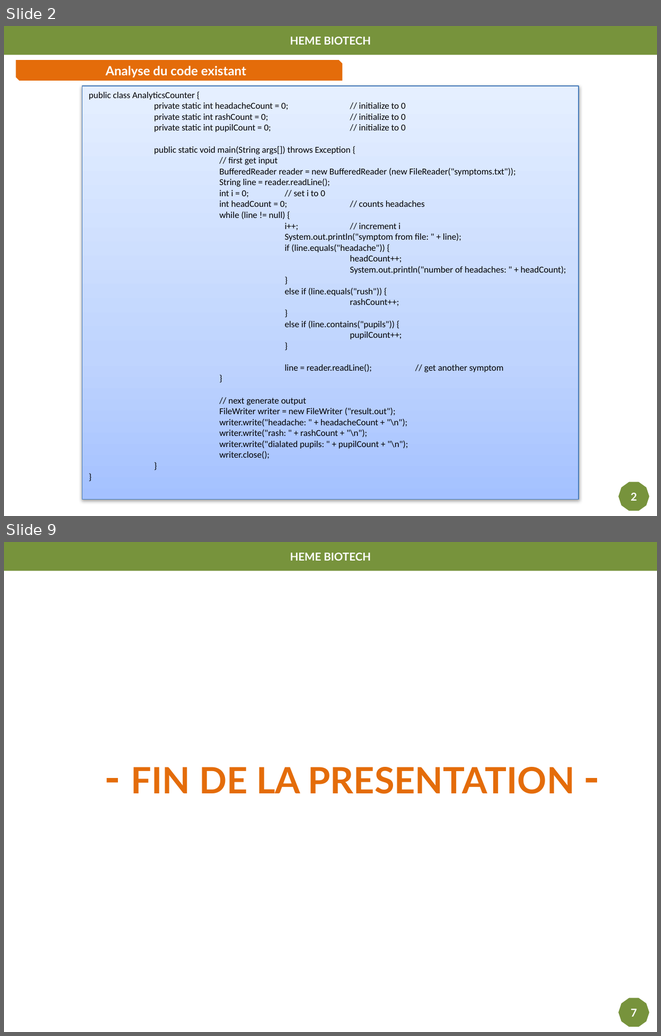
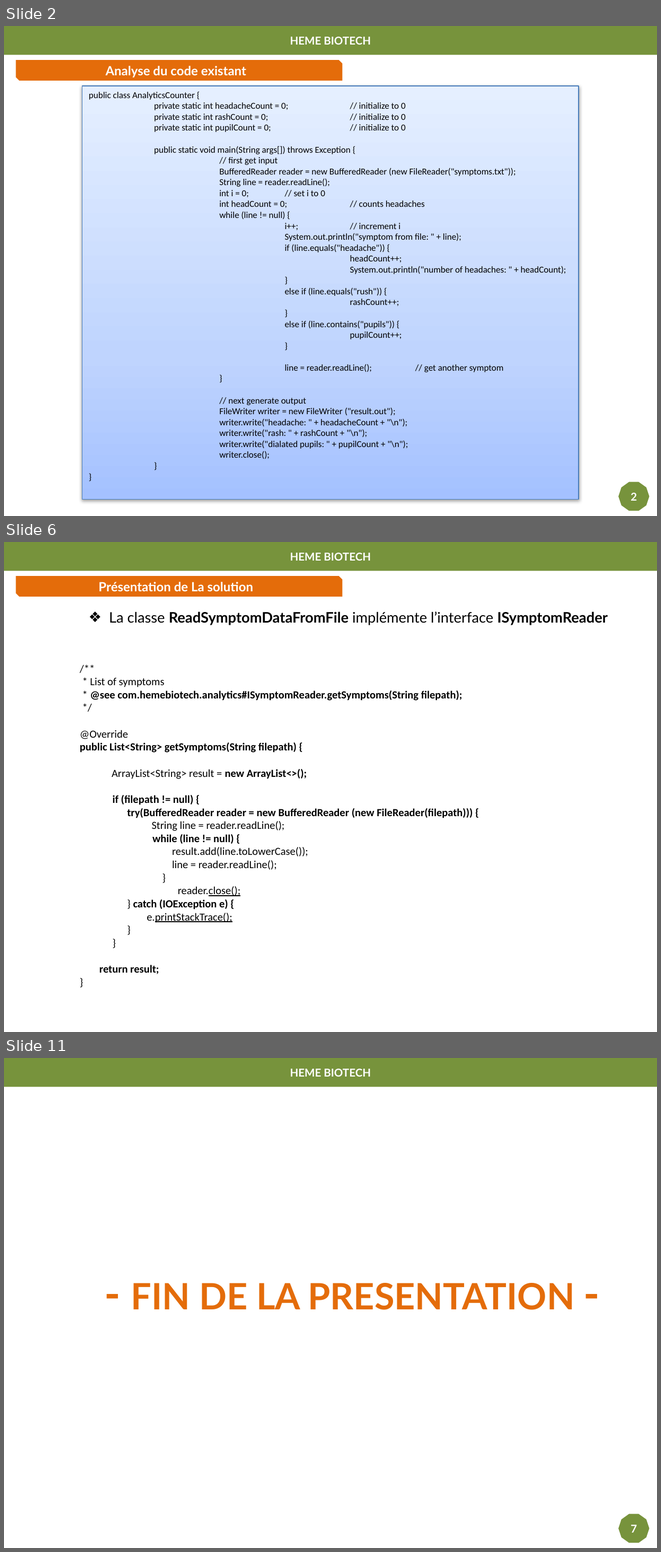
Before and after one commit to bende47/Project_DA_Java_EN_Come_to_the_Rescue_of_a_Java_Application, a slide deck: Projet P2.pptx. Shown one above the other, each under a label of ours: slides 2 and 9 before the commit, slides 2, 6 and 11 after it; the slides between them are not shown. The pictures are 661x1036 and 661x1552 pixels, drawn with LibreOffice and Linux fonts; fonts in the diff are those of the drawing. Boxes give left, top, right and bottom in pixels: in the first picture for what was removed or moved away, otherwise in the second. Text is boxed around its words. In the diff, an @@ line names an element or a change of style, - is before the commit and + after.

```diff
--- a/Projet P2.pptx
+++ b/Projet P2.pptx
@@ slide 6 added at [4,542,657,1032], background #FFFFFF @@
@@ rectangle added at [4,542,657,571], fill #77933C, 12 pt, text #FFFFFF, bold @@
+HEME BIOTECH
@@ snip diag rect added at [16,576,342,596], fill #E46C0A, 14 pt, text #FFFFFF, bold @@
+Présentation de La solution
@@ text added at [109,611,608,625], 16 pt, text #000000, bold @@
+    ❖ La classe ReadSymptomDataFromFile implémente l’interface ISymptomReader
@@ text added at [80,678,473,974], 12 pt, text #000000, bold @@
+/**
+* List of symptoms
+* @see com.hemebiotech.analytics#ISymptomReader.getSymptoms(String filepath);
+*/
+@Override
+public List<String> getSymptoms(String filepath) {
+ArrayList<String> result = new ArrayList<>();
+  if (filepath != null) {
+  try(BufferedReader reader = new BufferedReader (new FileReader(filepath))) {
+  String line = reader.readLine();
+    while (line != null) {
+    result.add(line.toLowerCase());
+    line = reader.readLine();
+    }
+  reader.close();
+  } catch (IOException e) {
+  e.printStackTrace();
+  }
+  }
+return result;
+}
@@ what was slide 9 is now slide 11 @@
```
Also in this commit, not shown: 6 slides changed, 1 other slide added.
